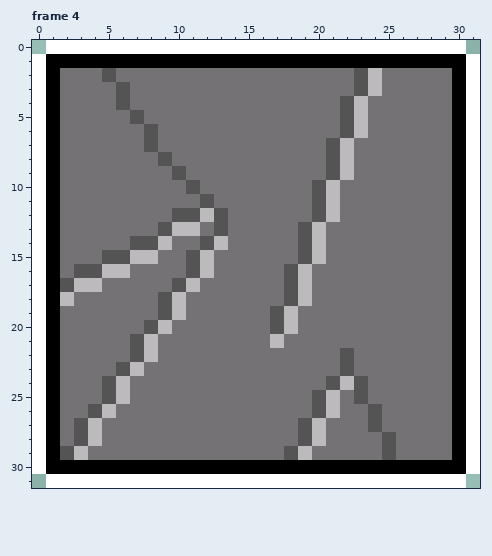
Two states of a pixel-art file, Assets/Icons/EnergyCellIcon.aseprite. The first picture shows the starting point.
32x32 pixels, 4 frames. Shown: frame 4.
Once edited:
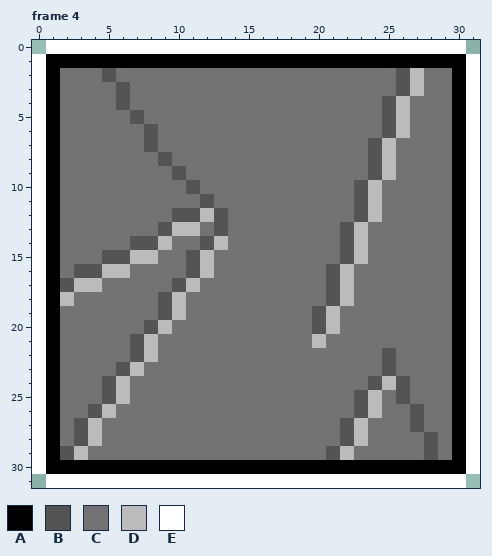
Palette (. is transparent): A #000000  B #545454  C #747274  D #bcbabc  E #ffffff
Difference:
{"where": "frame 4"}
{"frame":4,"y":2,"x":23,"old":"BD","new":"CC"}
{"frame":4,"y":2,"x":26,"old":"CC","new":"BD"}
{"frame":4,"y":3,"x":23,"old":"BD","new":"CC"}
{"frame":4,"y":3,"x":26,"old":"CC","new":"BD"}
{"frame":4,"y":4,"x":22,"old":"BD","new":"CC"}
{"frame":4,"y":4,"x":25,"old":"CC","new":"BD"}
{"frame":4,"y":5,"x":22,"old":"BD","new":"CC"}
{"frame":4,"y":5,"x":25,"old":"CC","new":"BD"}
{"frame":4,"y":6,"x":22,"old":"BD","new":"CC"}
{"frame":4,"y":6,"x":25,"old":"CC","new":"BD"}
{"frame":4,"y":7,"x":21,"old":"BD","new":"CC"}
{"frame":4,"y":7,"x":24,"old":"CC","new":"BD"}
{"frame":4,"y":8,"x":21,"old":"BD","new":"CC"}
{"frame":4,"y":8,"x":24,"old":"CC","new":"BD"}
{"frame":4,"y":9,"x":21,"old":"BD","new":"CC"}
{"frame":4,"y":9,"x":24,"old":"CC","new":"BD"}
{"frame":4,"y":10,"x":20,"old":"BD","new":"CC"}
{"frame":4,"y":10,"x":23,"old":"CC","new":"BD"}
{"frame":4,"y":11,"x":20,"old":"BD","new":"CC"}
{"frame":4,"y":11,"x":23,"old":"CC","new":"BD"}
{"frame":4,"y":12,"x":20,"old":"BD","new":"CC"}
{"frame":4,"y":12,"x":23,"old":"CC","new":"BD"}
{"frame":4,"y":13,"x":19,"old":"BD","new":"CC"}
{"frame":4,"y":13,"x":22,"old":"CC","new":"BD"}
{"frame":4,"y":14,"x":19,"old":"BD","new":"CC"}
{"frame":4,"y":14,"x":22,"old":"CC","new":"BD"}
{"frame":4,"y":15,"x":19,"old":"BD","new":"CC"}
{"frame":4,"y":15,"x":22,"old":"CC","new":"BD"}
{"frame":4,"y":16,"x":18,"old":"BD","new":"CC"}
{"frame":4,"y":16,"x":21,"old":"CC","new":"BD"}
{"frame":4,"y":17,"x":18,"old":"BD","new":"CC"}
{"frame":4,"y":17,"x":21,"old":"CC","new":"BD"}
{"frame":4,"y":18,"x":18,"old":"BD","new":"CC"}
{"frame":4,"y":18,"x":21,"old":"CC","new":"BD"}
{"frame":4,"y":19,"x":17,"old":"BD","new":"CC"}
{"frame":4,"y":19,"x":20,"old":"CC","new":"BD"}
{"frame":4,"y":20,"x":17,"old":"BD","new":"CC"}
{"frame":4,"y":20,"x":20,"old":"CC","new":"BD"}
{"frame":4,"y":21,"x":17,"old":"D","new":"C"}
{"frame":4,"y":21,"x":20,"old":"C","new":"D"}
{"frame":4,"y":22,"x":22,"old":"B","new":"C"}
{"frame":4,"y":22,"x":25,"old":"C","new":"B"}
{"frame":4,"y":23,"x":22,"old":"B","new":"C"}
{"frame":4,"y":23,"x":25,"old":"C","new":"B"}
{"frame":4,"y":24,"x":21,"old":"BDBCCC","new":"CCCBDB"}
{"frame":4,"y":25,"x":20,"old":"BD","new":"CC"}
{"frame":4,"y":25,"x":24,"old":"C","new":"D"}
{"frame":4,"y":25,"x":26,"old":"C","new":"B"}
{"frame":4,"y":26,"x":20,"old":"BD","new":"CC"}
{"frame":4,"y":26,"x":23,"old":"CB","new":"BD"}
{"frame":4,"y":26,"x":27,"old":"C","new":"B"}
{"frame":4,"y":27,"x":19,"old":"BD","new":"CC"}
{"frame":4,"y":27,"x":22,"old":"CCB","new":"BDC"}
{"frame":4,"y":27,"x":27,"old":"C","new":"B"}
{"frame":4,"y":28,"x":19,"old":"BD","new":"CC"}
{"frame":4,"y":28,"x":22,"old":"CC","new":"BD"}
{"frame":4,"y":28,"x":25,"old":"B","new":"C"}
{"frame":4,"y":28,"x":28,"old":"C","new":"B"}
{"frame":4,"y":29,"x":18,"old":"BD","new":"CC"}
{"frame":4,"y":29,"x":21,"old":"CC","new":"BD"}
{"frame":4,"y":29,"x":25,"old":"B","new":"C"}
{"frame":4,"y":29,"x":28,"old":"C","new":"B"}
{"label":"changed","picture_box":[270,68,438,460]}
